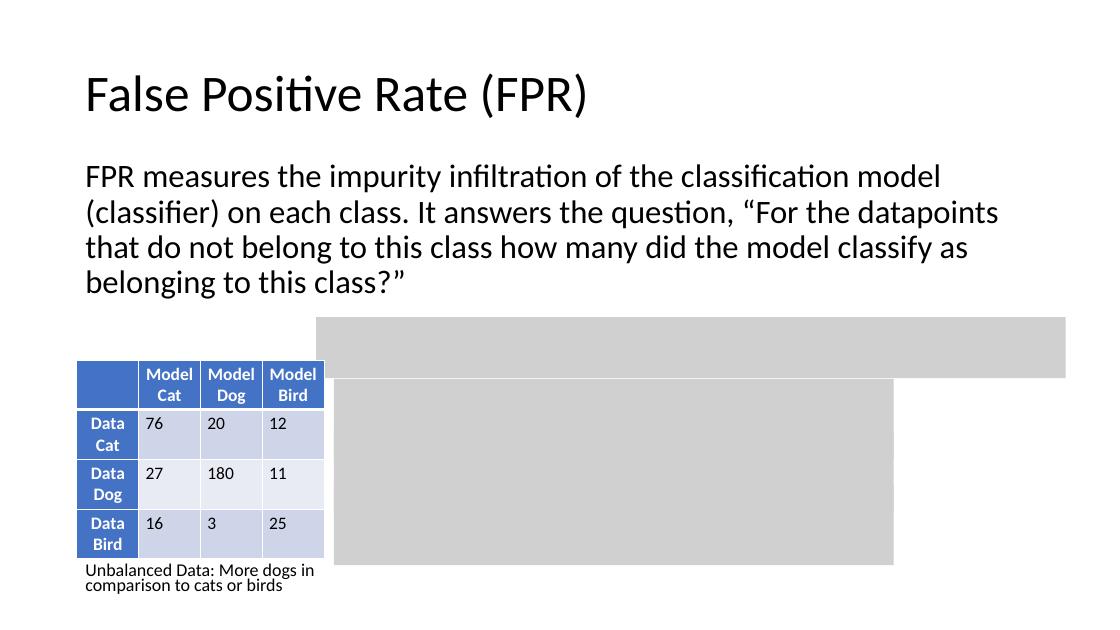
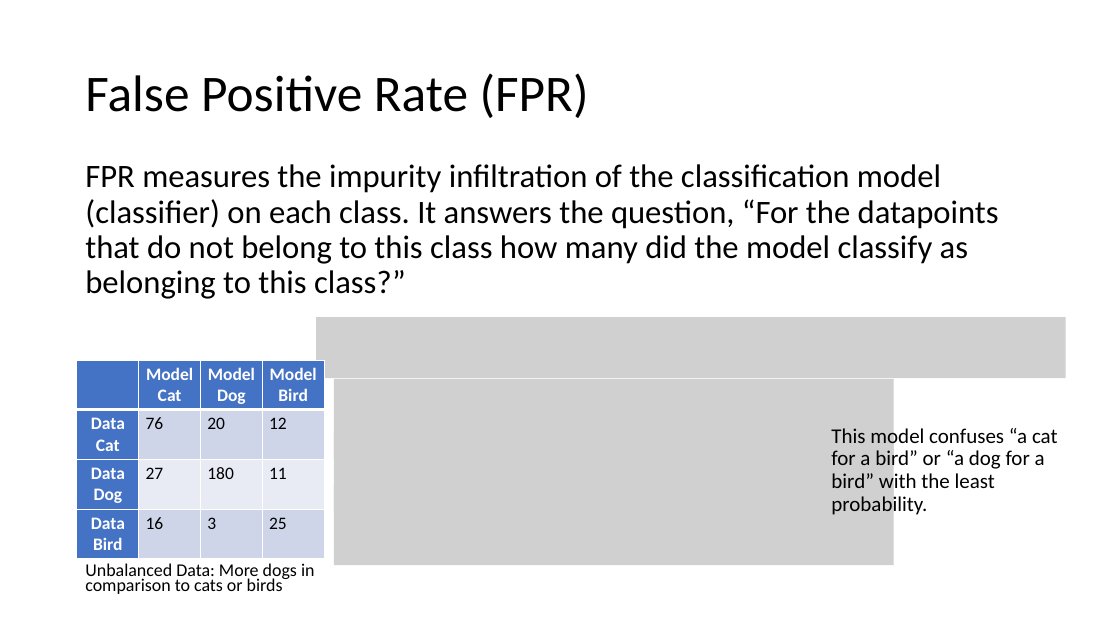
Before and after one commit to meenakshsundaram/AIML, a slide deck: slide 24 of DecisionTrees/DecisionTrees.pptx (slide 22 before the commit). Drawn at 1120x630 pixels with LibreOffice and Linux fonts; fonts in the diff are those of the drawing; grey boxes stand for pictures. Boxes give left, top, right and bottom in pixels: in the first picture for what was removed or moved away, otherwise in the second. Text is boxed around its words. In the diff, an @@ line names an element or a change of style, - is before the commit and + after.

```diff
--- a/DecisionTrees/DecisionTrees.pptx
+++ b/DecisionTrees/DecisionTrees.pptx
@@ text added at (831, 425, 1058, 517), 18 pt, text #000000 @@
+This model confuses “a cat for a bird” or “a dog for a bird” with the least probability.
```
Also in this commit, not shown: 4 other slides changed, 3 slides added, 1 slide removed.
